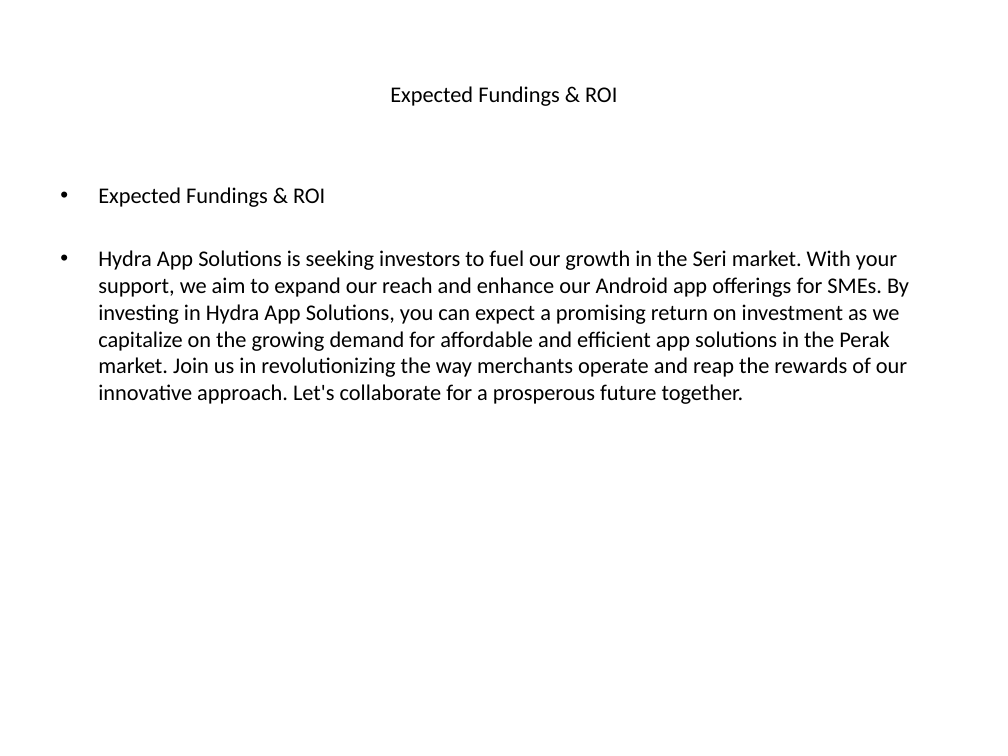
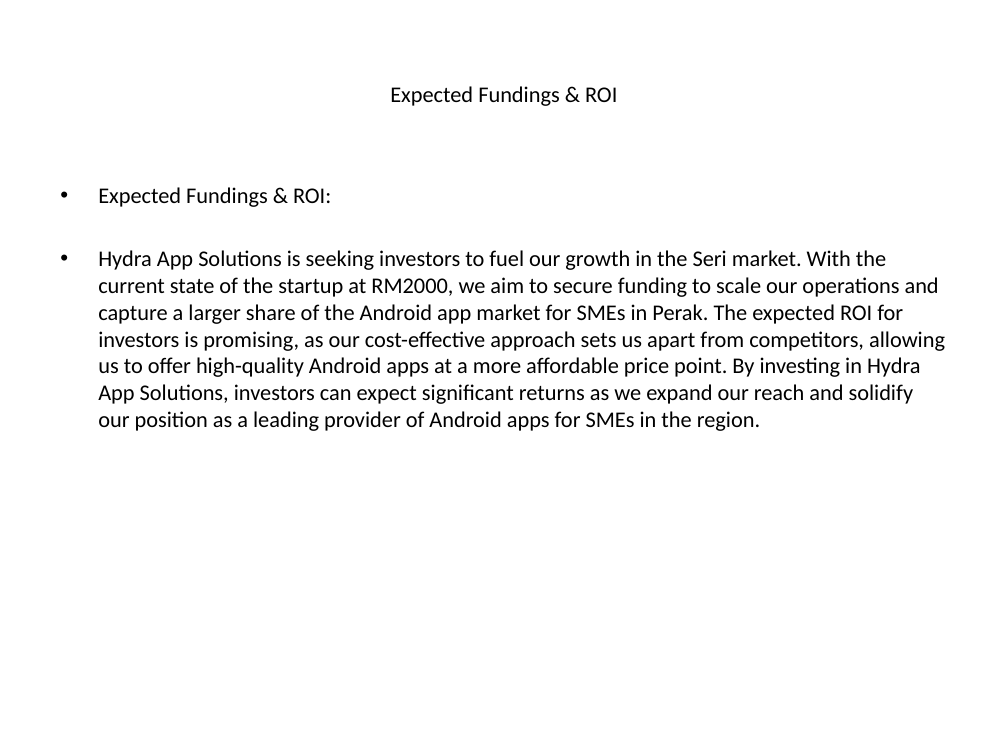
Before and after one commit to luhouyang/cantimagine, a slide deck: slide 6 of generated_ppt/_presentation.pptx. Drawn at 1008x756 pixels with LibreOffice and Linux fonts; fonts in the diff are those of the drawing. Boxes give left, top, right and bottom in pixels: in the first picture for what was removed or moved away, otherwise in the second. Text is boxed around its words. In the diff, an @@ line names an element or a change of style, - is before the commit and + after.

```diff
--- a/generated_ppt/_presentation.pptx
+++ b/generated_ppt/_presentation.pptx
@@ text at [98, 187, 945, 431]: text changed @@
-• Expected Fundings & ROI
-• Hydra App Solutions is seeking investors to fuel our growth in the Seri market. With your support, we aim to expand our reach and enhance our Android app offerings for SMEs. By investing in Hydra App Solutions, you can expect a promising return on investment as we capitalize on the growing demand for affordable and efficient app solutions in the Perak market. Join us in revolutionizing the way merchants operate and reap the rewards of our innovative approach. Let's collaborate for a prosperous future together.
+• Expected Fundings & ROI:
+• Hydra App Solutions is seeking investors to fuel our growth in the Seri market. With the current state of the startup at RM2000, we aim to secure funding to scale our operations and capture a larger share of the Android app market for SMEs in Perak. The expected ROI for investors is promising, as our cost-effective approach sets us apart from competitors, allowing us to offer high-quality Android apps at a more affordable price point. By investing in Hydra App Solutions, investors can expect significant returns as we expand our reach and solidify our position as a leading provider of Android apps for SMEs in the region.
```
Also in this commit, not shown: 4 other slides changed.
